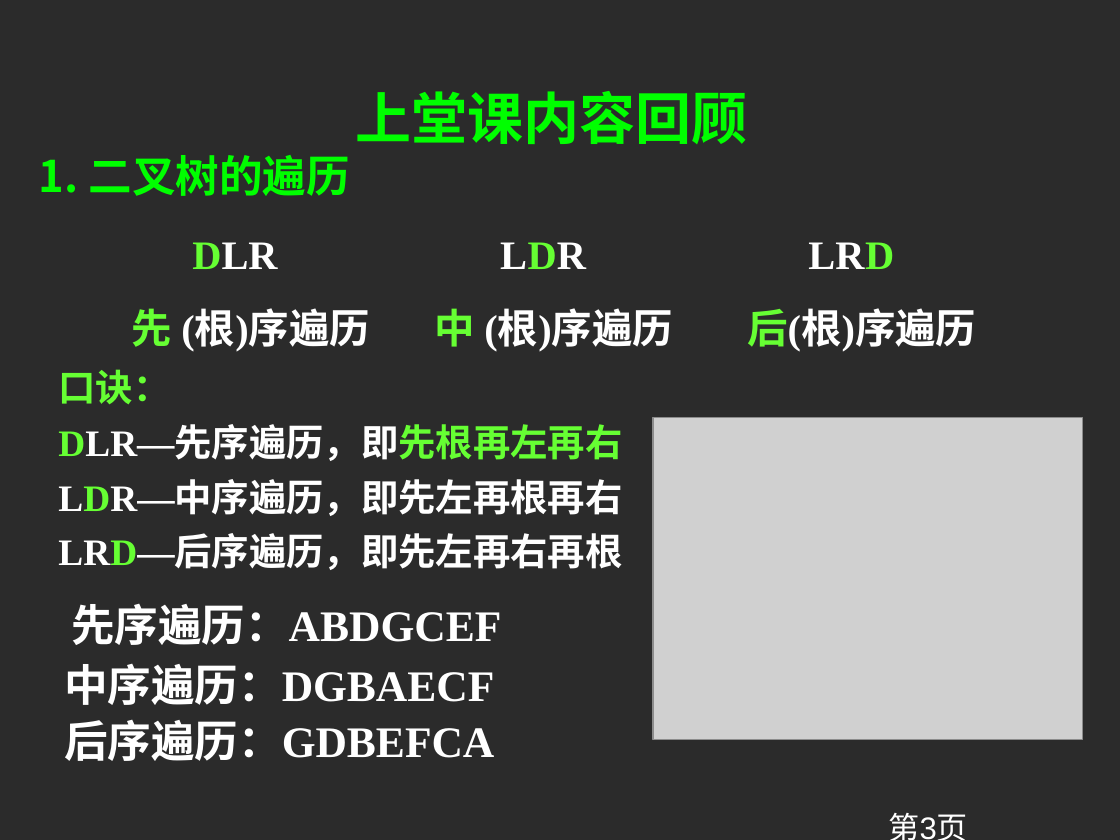
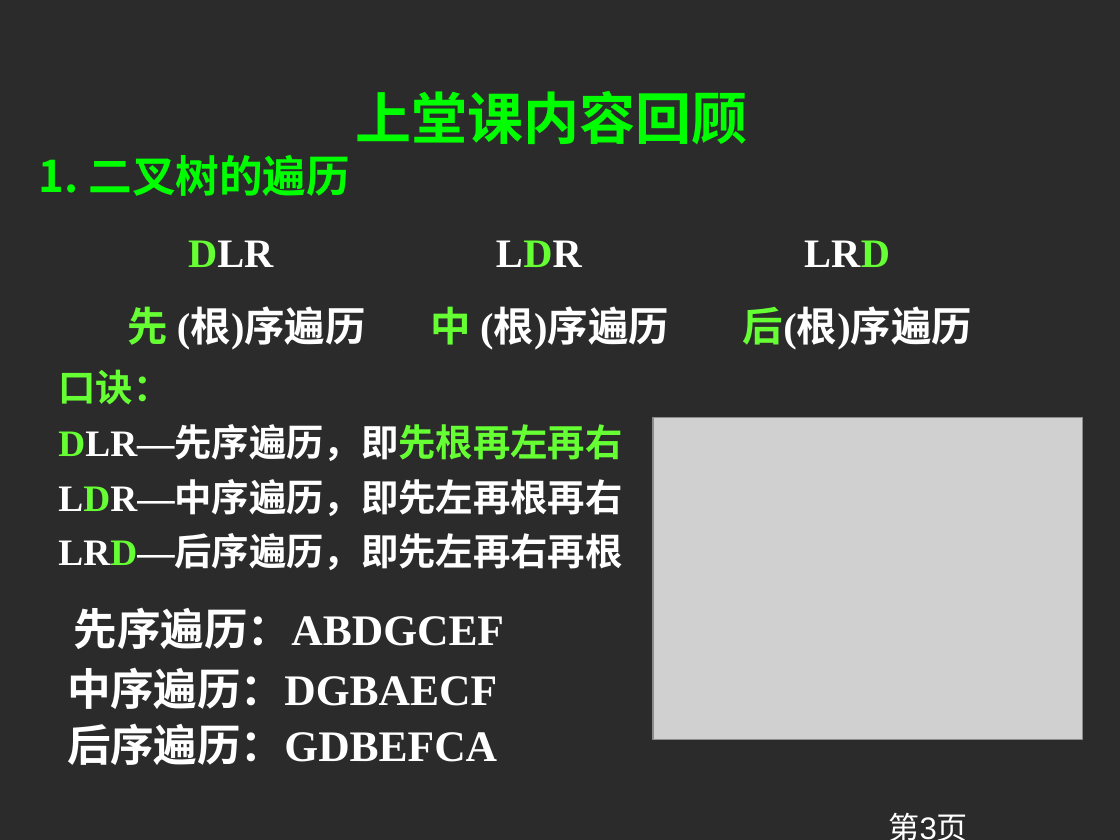
Before and after one commit to AdorableGhost/CPP_learn, a slide deck: slide 3 of 01知识点/基本数据结构/数据结构12树C.ppt. Drawn at 1120x840 pixels with LibreOffice and Linux fonts; fonts in the diff are those of the drawing; grey boxes stand for pictures; background and template pictures are left out; a plain dark background stands for a picture behind light text. Boxes give left, top, right and bottom in pixels: in the first picture for what was removed or moved away, otherwise in the second. Text is boxed around its words. In the diff, an @@ line names an element or a change of style, - is before the commit and + after.

```diff
--- a/01知识点/基本数据结构/数据结构12树C.ppt
+++ b/01知识点/基本数据结构/数据结构12树C.ppt
@@ text "DLR LDR LRD": place and size @@
-text "DLR LDR LRD" at bbox=[132, 242, 976, 352]
+text "DLR LDR LRD" at bbox=[127, 240, 972, 350]
@@ text "先序遍历：ABDGCEF": place and size @@
-text "先序遍历：ABDGCEF" at bbox=[71, 604, 501, 645]
+text "先序遍历：ABDGCEF" at bbox=[74, 608, 504, 649]
@@ text "中序遍历：DGBAECF": place and size @@
-text "中序遍历：DGBAECF" at bbox=[64, 664, 494, 705]
+text "中序遍历：DGBAECF" at bbox=[67, 668, 497, 709]
@@ text "后序遍历：GDBEFCA": place and size @@
-text "后序遍历：GDBEFCA" at bbox=[64, 720, 494, 761]
+text "后序遍历：GDBEFCA" at bbox=[67, 724, 497, 765]
```
Also in this commit, not shown: 6 other slides changed, 11 other files.
